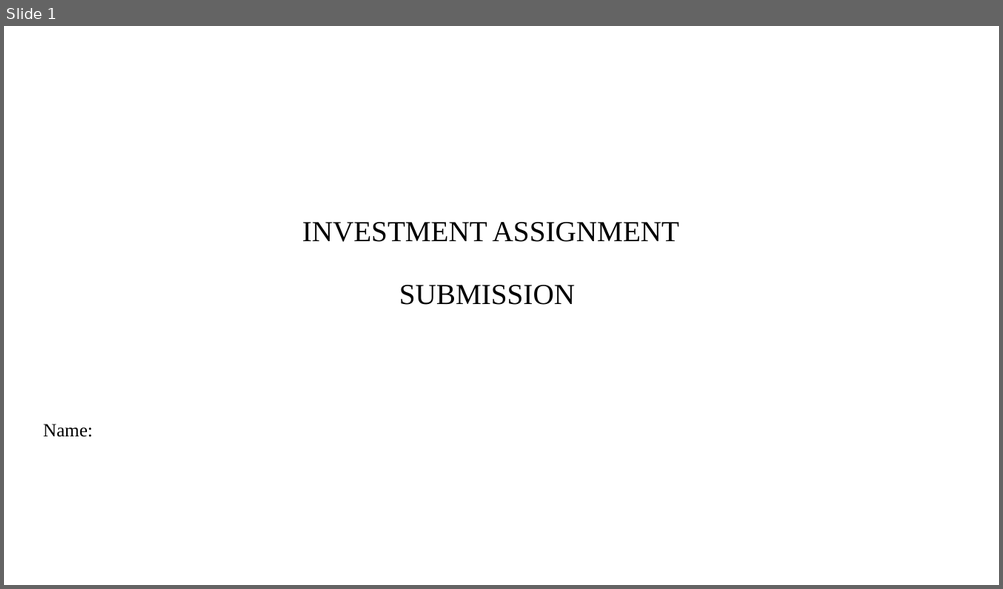
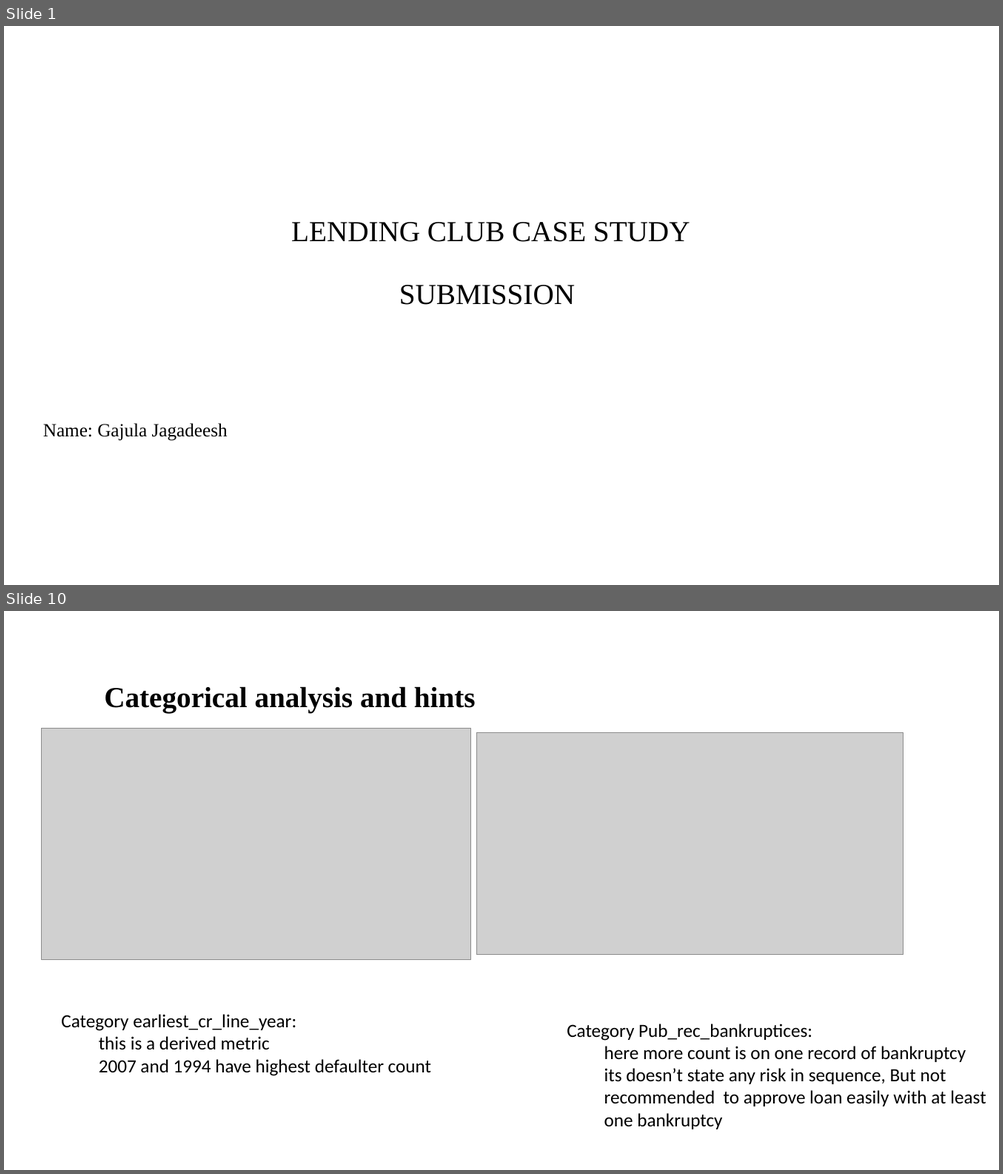
Before and after one commit to jagadeesh-gajula/Lending-club-case-study, a slide deck: INVEST.pptx. Shown one above the other, each under a label of ours: slide 1 before the commit, slides 1 and 10 after it; the slides between them are not shown. The pictures are 1003x589 and 1003x1174 pixels, drawn with LibreOffice and Linux fonts; fonts in the diff are those of the drawing; grey boxes stand for pictures; background and template pictures are left out. Boxes give left, top, right and bottom in pixels: in the first picture for what was removed or moved away, otherwise in the second. Text is boxed around its words. In the diff, an @@ line names an element or a change of style, - is before the commit and + after.

Commit message:
before submission2

```diff
--- a/INVEST.pptx
+++ b/INVEST.pptx
@@ slide 10 added at box(4, 611, 999, 1170), background #FFFFFF @@
@@ title added at box(104, 686, 475, 713), 28 pt, text #000000, bold @@
+Categorical analysis and hints
@@ picture added at box(41, 728, 470, 960) @@
@@ picture added at box(477, 733, 903, 955) @@
@@ text added at box(61, 1014, 431, 1076), 18 pt, text #000000 @@
+Category earliest_cr_line_year:
+this is a derived metric
+2007 and 1994 have highest defaulter count
@@ text added at box(566, 1024, 985, 1130), 18 pt, text #000000 @@
+Category Pub_rec_bankruptices:
+here more count is on one record of bankruptcy
+its doesn’t state any risk in sequence, But not
+recommended to approve loan easily with at least
+one bankruptcy
@@ slide 1 changed as well @@
@@ title at box(291, 222, 690, 305): text changed @@
-INVESTMENT ASSIGNMENT
-SUBMISSION
+LENDING CLUB CASE STUDY
+SUBMISSION
@@ subtitle at box(43, 423, 227, 441): text changed @@
-Name:
+Name: Gajula Jagadeesh
```
Also in this commit, not shown: 13 other slides added, 9 slides removed, 1 other file.
